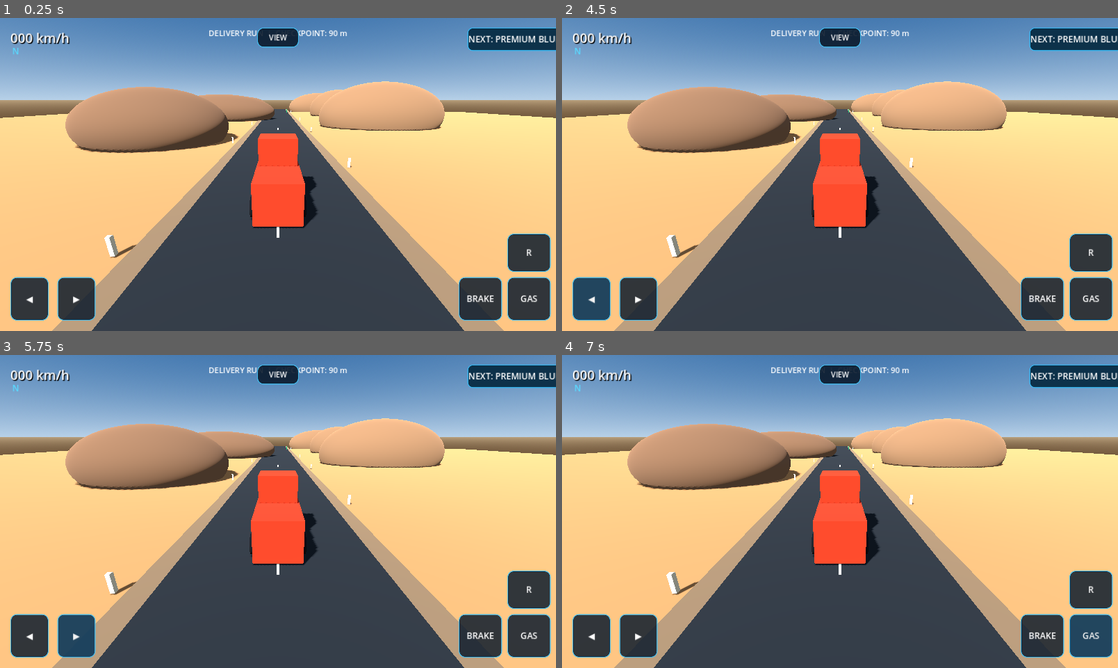
Above: before the commit, frames 1-4 (two rows, left to right).
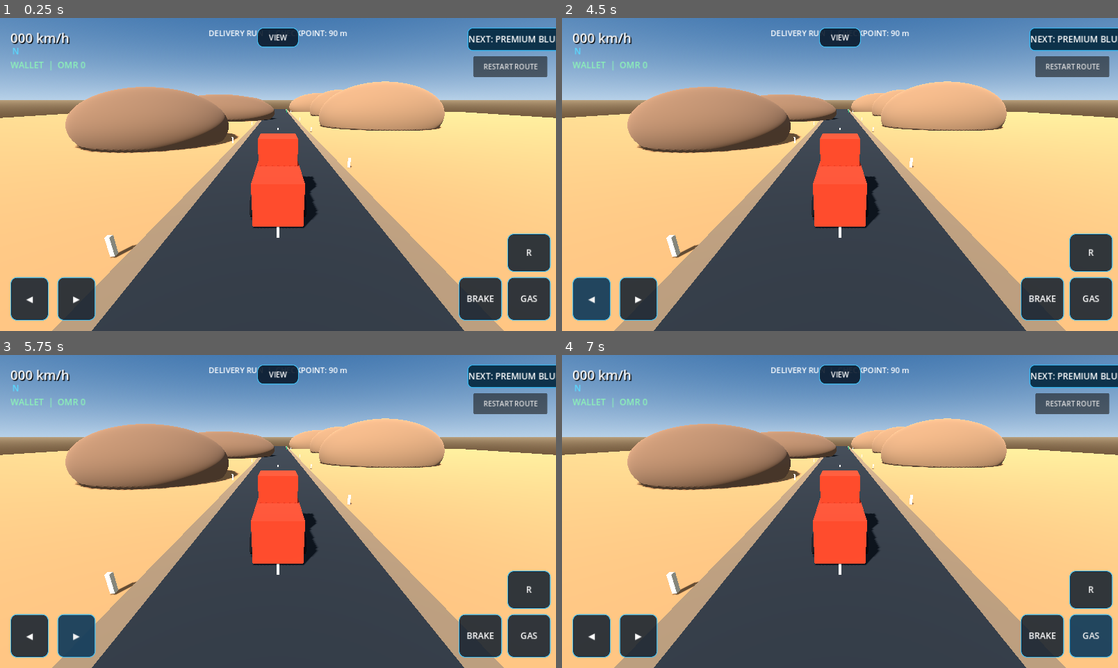
Above: after the commit, the same moments.

Repository: czz495m8zv-code/zayron-simulator
Game: Godot game, scene res://scenes/main/main.tscn
Same seed, same stepped clock (60 frames per second), same inputs: the game is played once before the commit and once after it.
Inputs (mouse positions are in pixels of both pictures, inside the frame that each line leads up to):
- Up to frame 1 (0.25 s): no input
- Up to frame 2 (4.5 s): click (1073, 68) at 0.5 s, where only the run after the commit has a clickable "RESTART ROUTE"; click (1073, 68) at 1.25 s, where only the run after the commit has a clickable "RESTART ROUTE"; click (1073, 68) at 2 s, where only the run after the commit has a clickable "RESTART ROUTE"; click "NEXT: PREMIUM BLUE SEMI" at 2.75 s; click "NEXT: PREMIUM BLUE SEMI" at 3.5 s; click "◀" at 4.25 s
- Up to frame 3 (5.75 s): click "▶" at 5 s
- Up to frame 4 (7 s): click "BRAKE" at 5.75 s; click "GAS" at 6.5 s

The runs differ from the first frame. In frame 1, 1.0% of the frame differs, in the area x 1-99%, y 12-19%; in frame 2, 1.0%; in frame 3, 1.0%; in frame 4, 1.0%.

Commit message:
Add repeatable delivery missions and OMR rewards

Diff:
--- a/scripts/main.gd
+++ b/scripts/main.gd
@@ -23,6 +23,10 @@
 var _mission_label: Label
 var _mission_complete: bool = false
 var _mission_target := Vector3(0.0, 0.0, -82.0)
+var _delivery_count: int = 0
+var _cash_balance: int = 0
+var _cash_label: Label
+var _restart_button: Button
 
 func _ready() -> void:
 	_build_environment()
@@ -39,6 +43,7 @@
 	_mission_label.text = "DELIVERY RUN  |  CHECKPOINT: %d m" % int(distance)
 
 func _spawn_vehicle() -> void:
+	_mission_complete = false
 	if is_instance_valid(_active_vehicle):
 		_active_vehicle.queue_free()
 	_active_vehicle = FLEET_SCENES[_selected_vehicle].instantiate() as Node3D
@@ -46,6 +51,8 @@
 	add_child(_active_vehicle)
 	if is_instance_valid(_vehicle_button):
 		_vehicle_button.text = "NEXT: " + FLEET_NAMES[(_selected_vehicle + 1) % FLEET_NAMES.size()]
+	if is_instance_valid(_mission_label):
+		_mission_label.text = "DELIVERY RUN  |  CHECKPOINT: 000 m"
 
 func _build_vehicle_selector() -> void:
 	var layer := CanvasLayer.new()
@@ -190,6 +197,14 @@
 	var layer := CanvasLayer.new()
 	layer.layer = 4
 	add_child(layer)
+	_cash_label = Label.new()
+	_cash_label.name = "CashBalance"
+	_cash_label.text = "WALLET  |  OMR %d" % _cash_balance
+	_cash_label.position = Vector2(24.0, 94.0)
+	_cash_label.add_theme_font_size_override("font_size", 20)
+	_cash_label.add_theme_color_override("font_color", Color(0.55, 0.95, 0.72))
+	layer.add_child(_cash_label)
+
 	_mission_label = Label.new()
 	_mission_label.name = "MissionStatus"
 	_mission_label.text = "DELIVERY RUN  |  CHECKPOINT: 000 m"
@@ -204,9 +219,34 @@
 	_mission_label.add_theme_color_override("font_color", Color.WHITE)
 	layer.add_child(_mission_label)
 
+	_restart_button = Button.new()
+	_restart_button.name = "RestartDelivery"
+	_restart_button.text = "RESTART ROUTE"
+	_restart_button.anchor_left = 1.0
+	_restart_button.anchor_right = 1.0
+	_restart_button.offset_left = -190.0
+	_restart_button.offset_right = -20.0
+	_restart_button.offset_top = 88.0
+	_restart_button.offset_bottom = 136.0
+	_restart_button.add_theme_font_size_override("font_size", 16)
+	_restart_button.pressed.connect(_restart_delivery)
+	layer.add_child(_restart_button)
+
+func _restart_delivery() -> void:
+	_mission_complete = false
+	if is_instance_valid(_active_vehicle):
+		_active_vehicle.global_position = Vector3(0.0, 0.15, 8.0)
+		_active_vehicle.rotation = Vector3.ZERO
+	if is_instance_valid(_mission_label):
+		_mission_label.text = "DELIVERY RUN  |  CHECKPOINT: 000 m"
+
 func _on_checkpoint_entered(body: Node3D) -> void:
 	if body != _active_vehicle or _mission_complete:
 		return
 	_mission_complete = true
+	_delivery_count += 1
+	_cash_balance += 25
+	if is_instance_valid(_cash_label):
+		_cash_label.text = "WALLET  |  OMR %d" % _cash_balance
 	if is_instance_valid(_mission_label):
-		_mission_label.text = "DELIVERY COMPLETE  |  WELL DONE!"
+		_mission_label.text = "DELIVERY %d COMPLETE  |  +25 OMR" % _delivery_count
